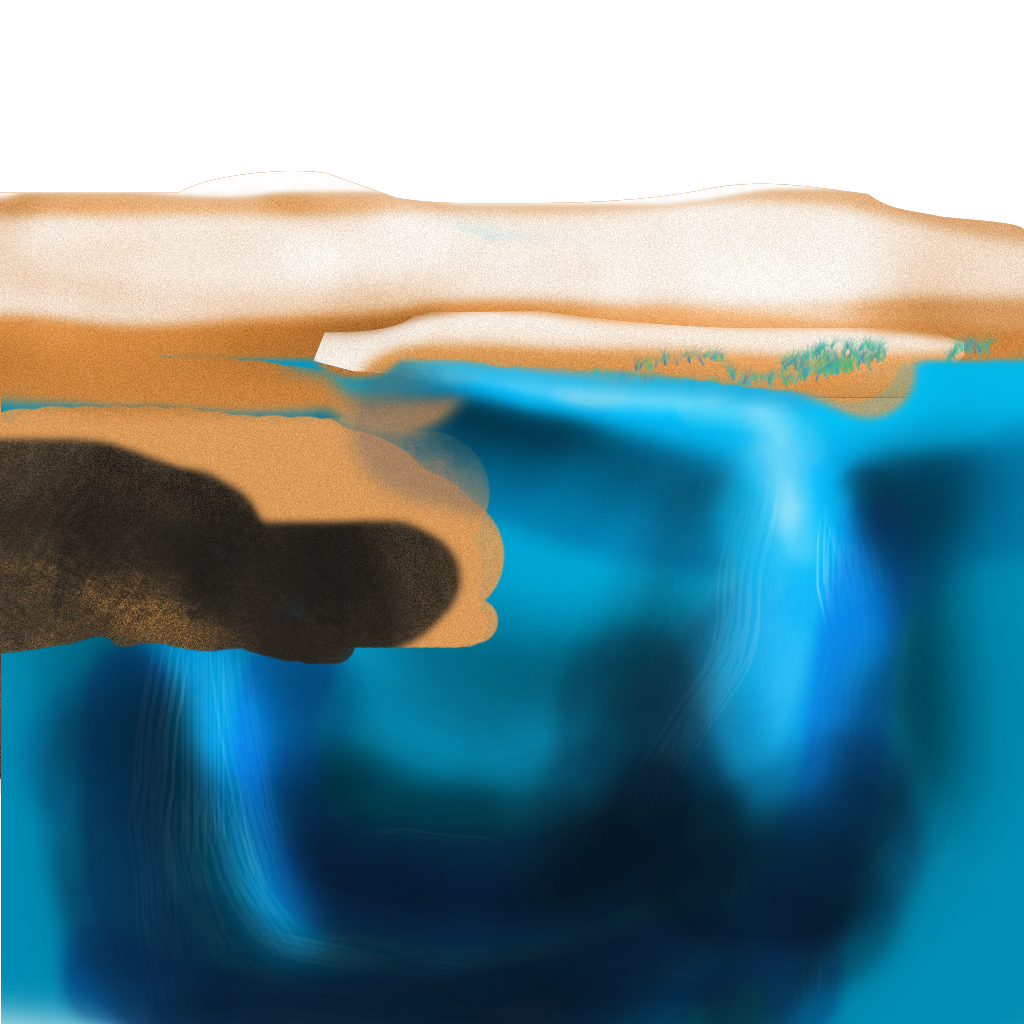
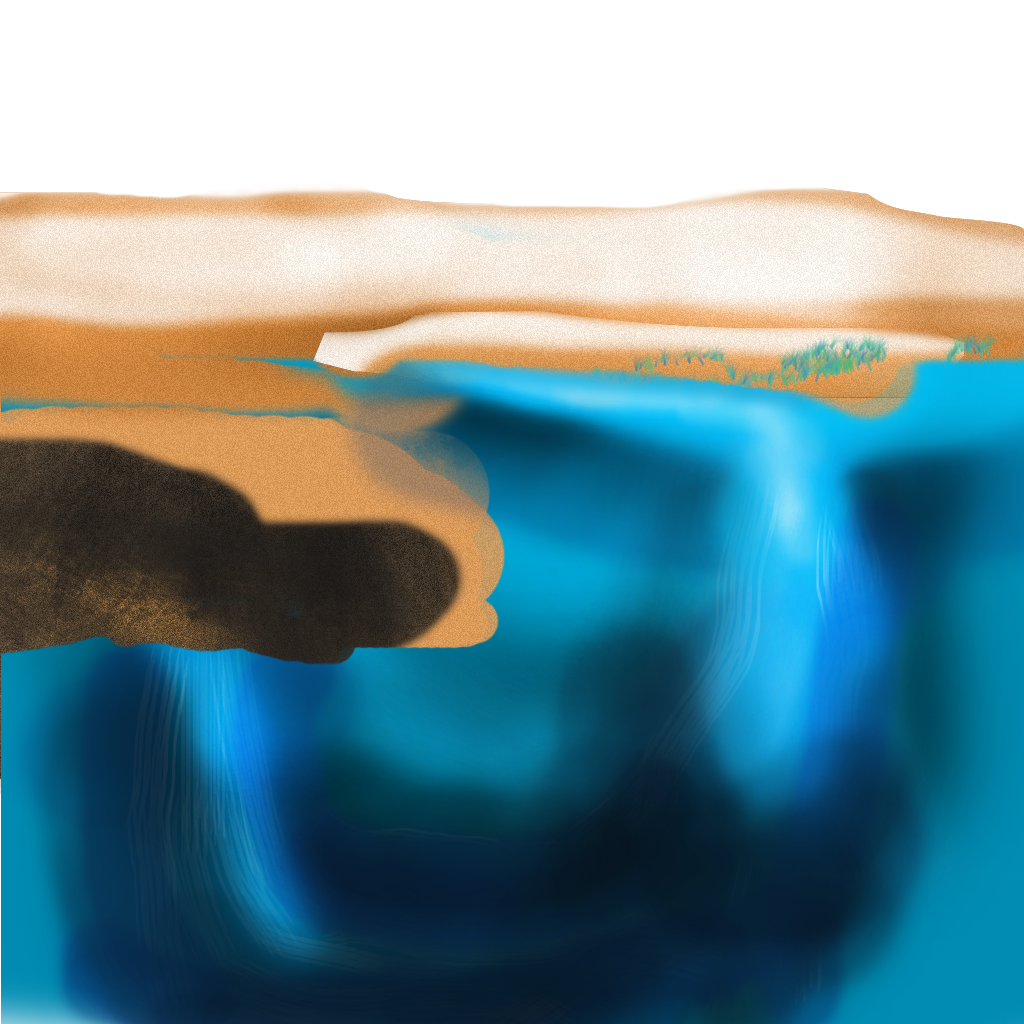
Comparing the layer stacks of the two 1024x1024 images. Changes:
painted on "water" over <box>93,171,836,210</box>
